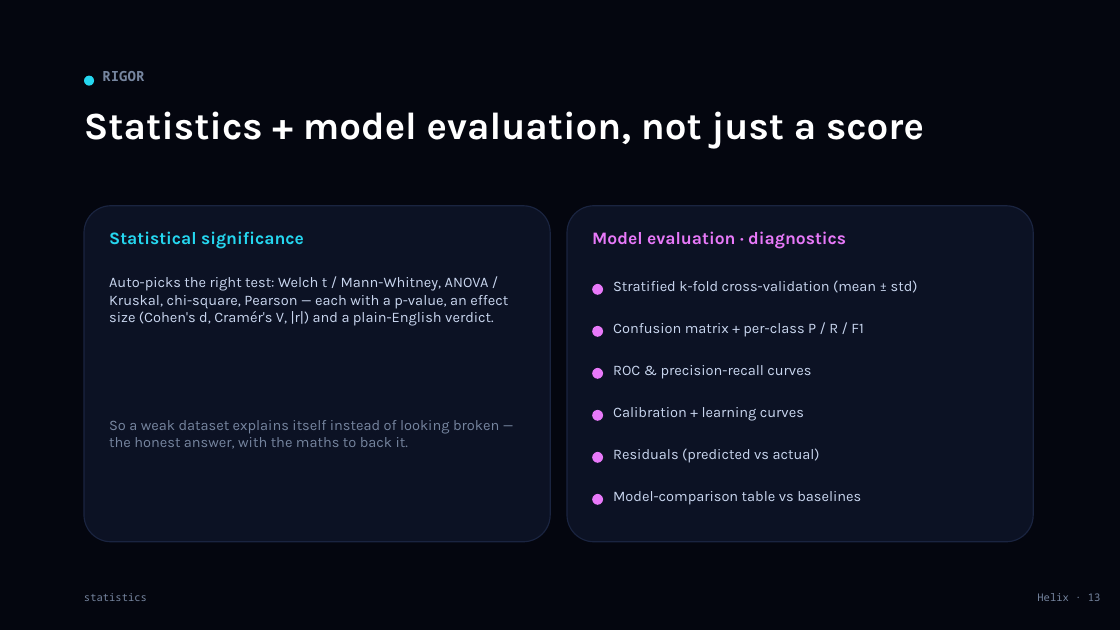
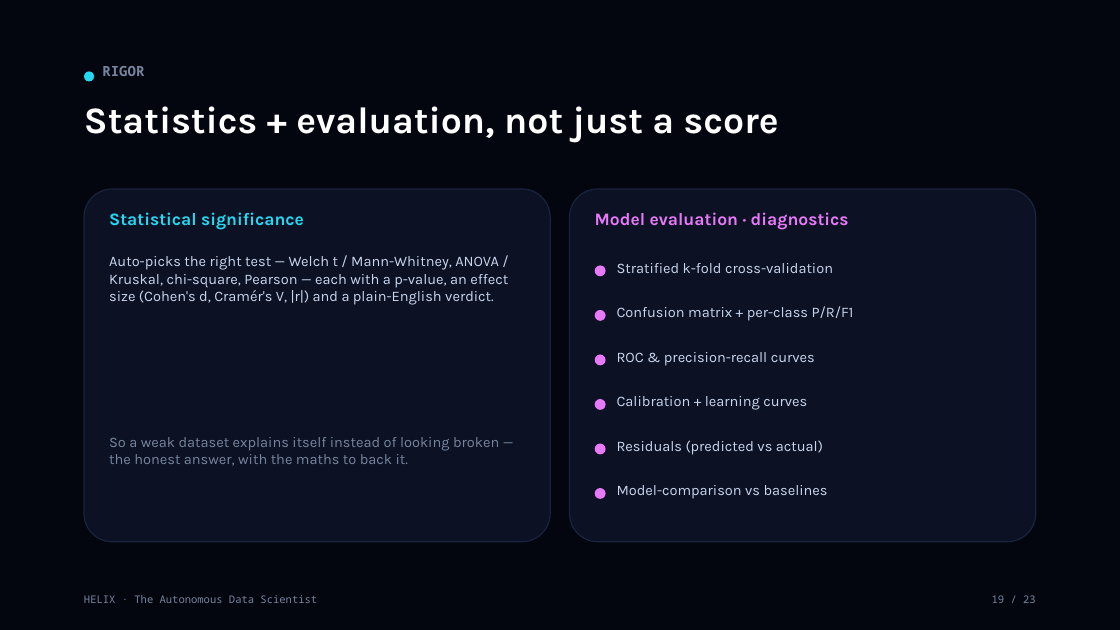
Before and after one commit to Srujan29112001/helix, a slide deck: slide 19 of presentation/Helix_Project_Deck.pptx (slide 13 before the commit). Drawn at 1120x630 pixels with LibreOffice and Linux fonts; fonts in the diff are those of the drawing. Boxes give left, top, right and bottom in pixels: in the first picture for what was removed or moved away, otherwise in the second. Text is boxed around its words. In the diff, an @@ line names an element or a change of style, - is before the commit and + after.

```diff
--- a/presentation/Helix_Project_Deck.pptx
+++ b/presentation/Helix_Project_Deck.pptx
@@ ellipse moved from (x1=84, y1=76, x2=94, y2=86) to (x1=84, y1=71, x2=94, y2=82) @@
@@ text "RIGOR" moved from (x1=102, y1=71, x2=144, y2=81) to (x1=102, y1=66, x2=144, y2=76) @@
@@ text at (x1=84, y1=106, x2=779, y2=143): text changed; size 33 to 32 pt @@
-Statistics + model evaluation, not just a score
+Statistics + evaluation, not just a score
@@ rounded rectangle resized from (x1=84, y1=206, x2=550, y2=542) to (x1=84, y1=189, x2=550, y2=542) @@
@@ text "Statistical significance" moved from (x1=109, y1=231, x2=304, y2=249) to (x1=109, y1=212, x2=304, y2=230) @@
@@ rounded rectangle resized from (x1=567, y1=206, x2=1033, y2=542) to (x1=570, y1=189, x2=1036, y2=542) @@
@@ text "Model evaluation · diagnostics" moved from (x1=592, y1=231, x2=846, y2=249) to (x1=595, y1=212, x2=849, y2=230) @@
@@ text at (x1=109, y1=256, x2=508, y2=305): text changed @@
-Auto-picks the right test: Welch t / Mann-Whitney, ANOVA / Kruskal, chi-square, Pearson — each with a p-value, an effect size (Cohen's d, Cramér's V, |r|) and a plain-English verdict.
+Auto-picks the right test — Welch t / Mann-Whitney, ANOVA / Kruskal, chi-square, Pearson — each with a p-value, an effect size (Cohen's d, Cramér's V, |r|) and a plain-English verdict.
@@ ellipse moved from (x1=592, y1=284, x2=603, y2=295) to (x1=595, y1=266, x2=606, y2=276) @@
@@ text at (x1=617, y1=263, x2=833, y2=273): text changed @@
-Stratified k-fold cross-validation (mean ± std)
+Stratified k-fold cross-validation
@@ 2 ellipses, 1 text moved together from (x1=592, y1=326, x2=811, y2=379) to (x1=595, y1=310, x2=815, y2=366) @@
@@ text at (x1=617, y1=306, x2=854, y2=321): spaces changed @@
-Confusion matrix + per-class P / R / F1
+Confusion matrix + per-class P/R/F1
@@ 2 texts, 2 ellipses moved together from (x1=592, y1=407, x2=820, y2=463) to (x1=595, y1=396, x2=823, y2=455) @@
@@ text "So a weak dataset explains ..." moved from (x1=109, y1=420, x2=499, y2=449) to (x1=109, y1=437, x2=499, y2=466) @@
@@ ellipse moved from (x1=592, y1=494, x2=603, y2=505) to (x1=595, y1=488, x2=606, y2=499) @@
@@ text at (x1=617, y1=485, x2=828, y2=499): text changed @@
-Model-comparison table vs baselines
+Model-comparison vs baselines
@@ text at (x1=84, y1=595, x2=317, y2=603): text changed @@
-Helix · 13
+HELIX · The Autonomous Data Scientist
@@ text removed at (x1=84, y1=593, x2=147, y2=601) @@
-statistics
@@ text added at (x1=992, y1=595, x2=1036, y2=603), 9 pt, text #76859F @@
+19 / 23
```
Also in this commit, not shown: 4 other slides changed, 18 slides added, 15 slides removed, 4 other files.
